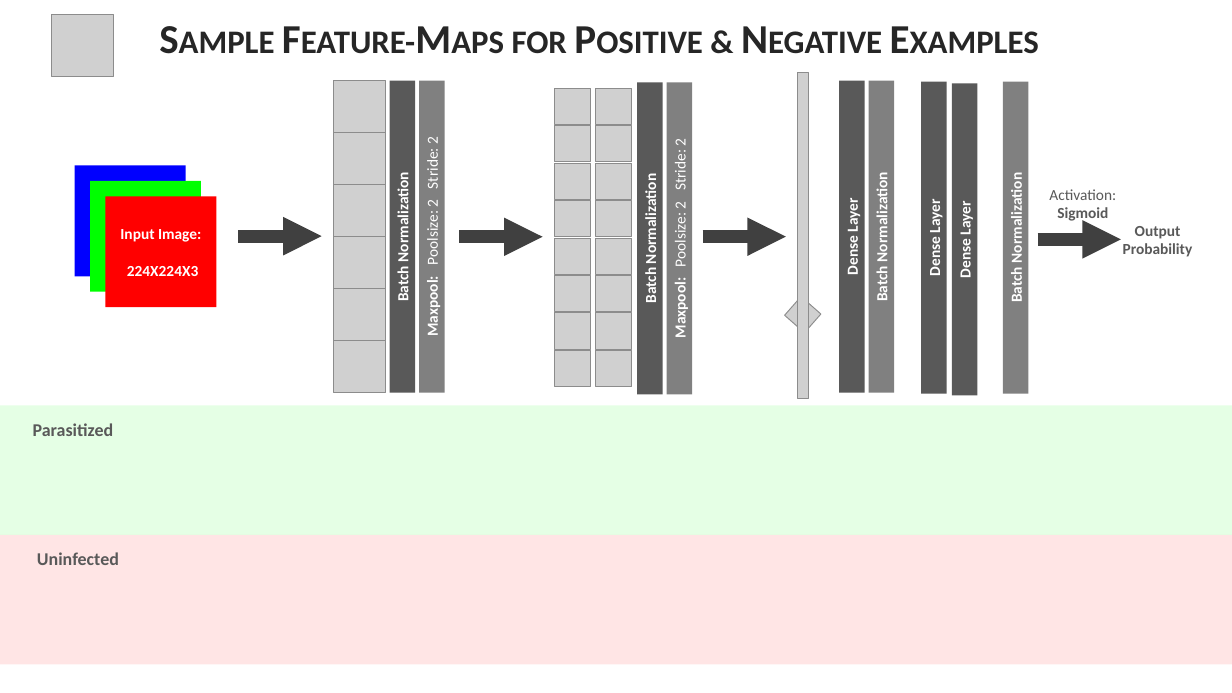
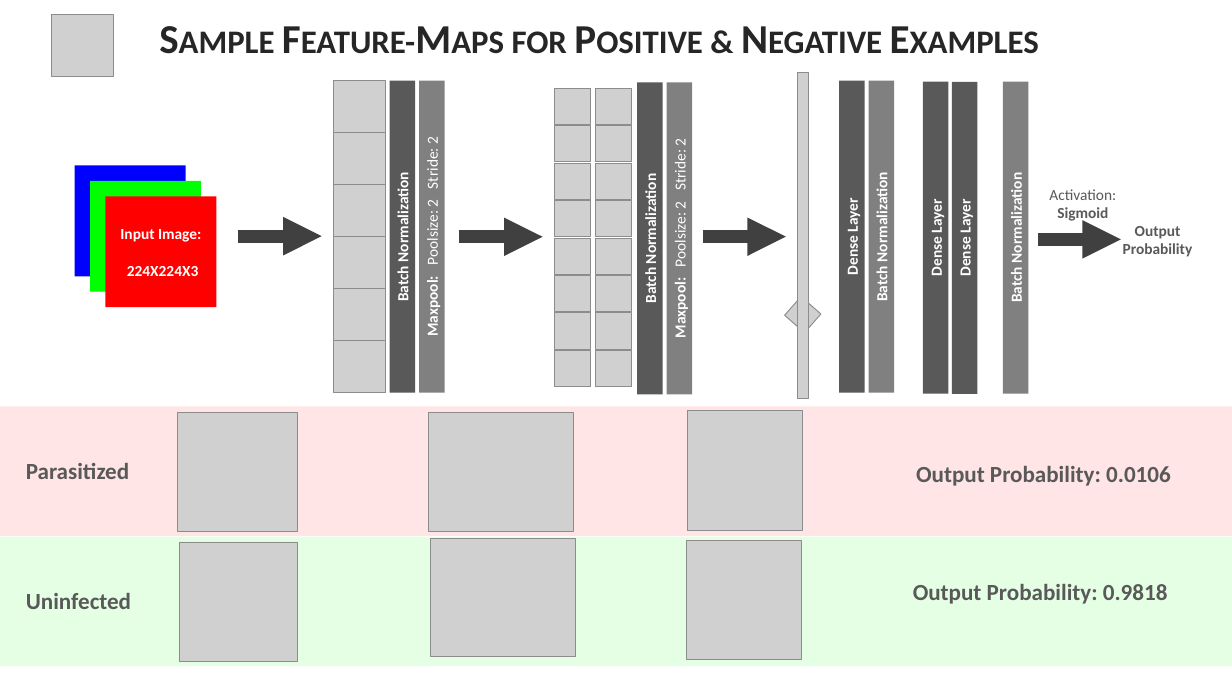
Before and after one commit to anodiamadmin/AIML, a slide deck: slide 7 of 07NuralNetworks/TF/002MalariaProject/ProjectReport/slides.pptx. Drawn at 1232x693 pixels with LibreOffice and Linux fonts; fonts in the diff are those of the drawing; grey boxes stand for pictures. Boxes give left, top, right and bottom in pixels: in the first picture for what was removed or moved away, otherwise in the second. Text is boxed around its words. In the diff, an @@ line names an element or a change of style, - is before the commit and + after.

```diff
--- a/07NuralNetworks/TF/002MalariaProject/ProjectReport/slides.pptx
+++ b/07NuralNetworks/TF/002MalariaProject/ProjectReport/slides.pptx
@@ rectangle: place and size @@
-rectangle at <box>0,535,1232,665</box>
+rectangle at <box>0,407,1232,536</box>
@@ picture added at <box>177,412,298,531</box> @@
@@ picture added at <box>429,413,573,531</box> @@
@@ picture added at <box>688,411,802,531</box> @@
@@ text "Parasitized": place and size @@
-text "Parasitized" at <box>33,423,114,436</box>
+text "Parasitized" at <box>26,463,129,479</box>
@@ text "Parasitized" at <box>26,463,129,479</box>: size 14 to 18 pt @@
@@ text added at <box>916,466,1171,486</box>, 18 pt, text #595959, bold @@
+Output Probability: 0.0106
@@ rectangle: place and size @@
-rectangle at <box>0,406,1232,535</box>
+rectangle at <box>0,537,1232,666</box>
@@ picture added at <box>431,538,575,656</box> @@
@@ picture added at <box>179,543,298,662</box> @@
@@ picture added at <box>687,541,801,660</box> @@
@@ text "Uninfected" at <box>26,593,131,609</box>: size 14 to 18 pt @@
@@ text "Uninfected": place and size @@
-text "Uninfected" at <box>37,552,119,565</box>
+text "Uninfected" at <box>26,593,131,609</box>
@@ text added at <box>913,584,1168,604</box>, 18 pt, text #595959, bold @@
+Output Probability: 0.9818
```
Also in this commit, not shown: 36 other files.
